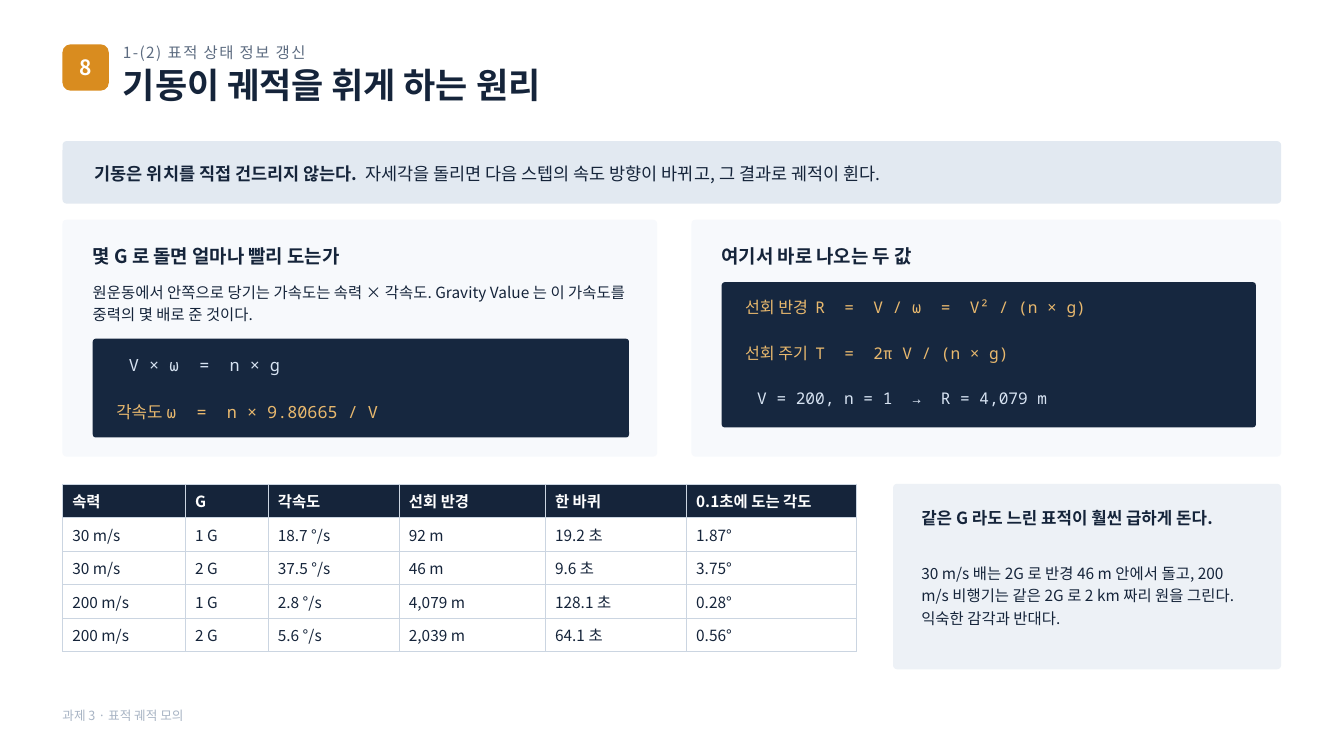
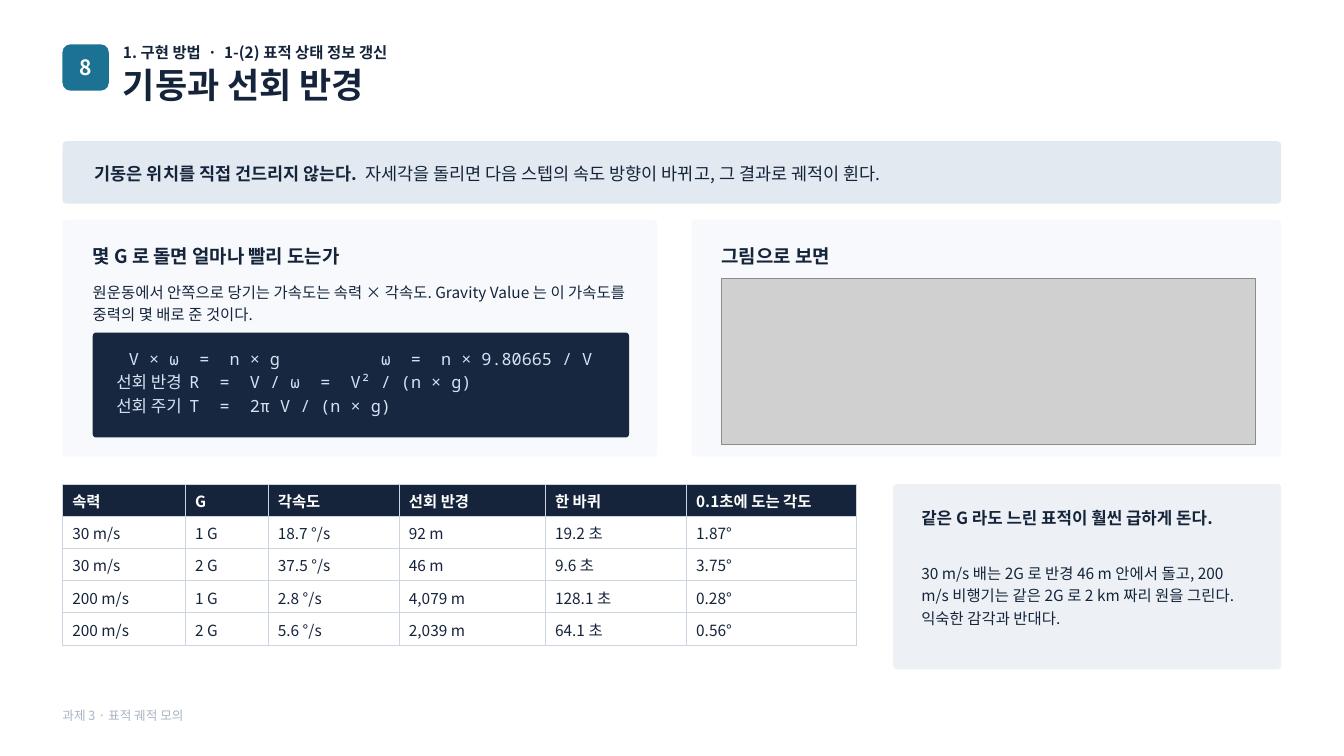
Before and after one commit to harley-hwan/radar-sw-study, a slide deck: slide 10 of Part3_TargetSim/ref/과제3_구현방법_시뮬레이션조건.pptx (slide 9 before the commit). Drawn at 1344x756 pixels with LibreOffice and Linux fonts; fonts in the diff are those of the drawing; grey boxes stand for pictures. Boxes give left, top, right and bottom in pixels: in the first picture for what was removed or moved away, otherwise in the second. Text is boxed around its words. In the diff, an @@ line names an element or a change of style, - is before the commit and + after.

```diff
--- a/Part3_TargetSim/ref/과제3_구현방법_시뮬레이션조건.pptx
+++ b/Part3_TargetSim/ref/과제3_구현방법_시뮬레이션조건.pptx
@@ rounded rectangle at bbox=[63, 44, 109, 91]: fill #D98C1F to #1C7293 @@
@@ text at bbox=[123, 45, 387, 61]: text changed; text colour #5C6B80 to #15243A; bold on @@
-1-(2) 표적 상태 정보 갱신
+1. 구현 방법 · 1-(2) 표적 상태 정보 갱신
@@ text at bbox=[123, 68, 363, 101]: text changed @@
-기동이 궤적을 휘게 하는 원리
+기동과 선회 반경
@@ text at bbox=[722, 247, 830, 265]: text changed @@
-여기서 바로 나오는 두 값
+그림으로 보면
@@ rounded rectangle removed at bbox=[722, 282, 1256, 427] @@
@@ picture added at bbox=[722, 278, 1256, 445] @@
@@ text removed at bbox=[745, 299, 1047, 406] @@
-선회 반경 R = V / ω = V² / (n × g)
-선회 주기 T = 2π V / (n × g)
-V = 200, n = 1 → R = 4,079 m
@@ rounded rectangle: place and size @@
-rounded rectangle at bbox=[93, 339, 629, 438]
+rounded rectangle at bbox=[93, 333, 629, 438]
@@ text at bbox=[116, 353, 592, 416]: text changed; text colour #E9B96E to #D7E3F2 @@
-V × ω = n × g
-각속도 ω = n × 9.80665 / V
+V × ω = n × g ω = n × 9.80665 / V
+선회 반경 R = V / ω = V² / (n × g)
+선회 주기 T = 2π V / (n × g)
```
Also in this commit, not shown: 12 other slides changed, 4 slides added, 43 other files.
